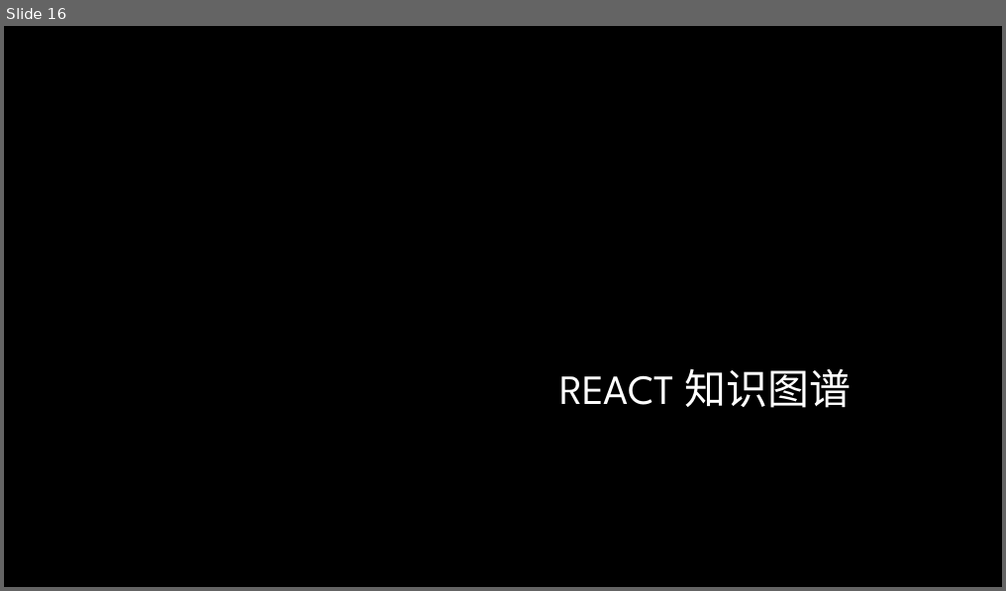
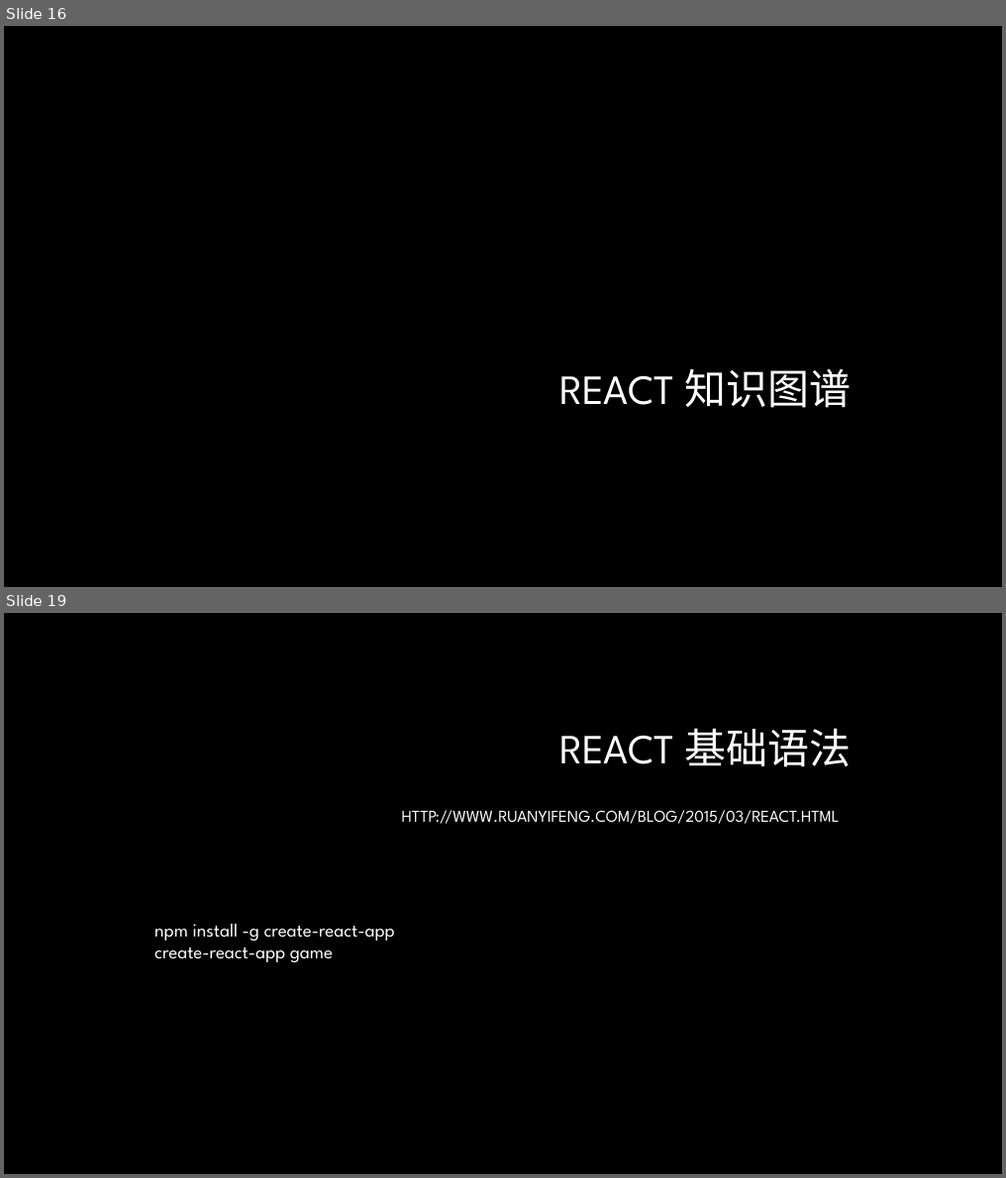
Before and after one commit to lee813/ECVFrontend, a slide deck: 前端课程.pptx. Shown one above the other, each under a label of ours: slide 16 before the commit, slides 16 and 19 after it; the slides between them are not shown. The pictures are 1006x591 and 1006x1178 pixels, drawn with LibreOffice and Linux fonts; fonts in the diff are those of the drawing; background and template pictures are left out. Boxes give left, top, right and bottom in pixels: in the first picture for what was removed or moved away, otherwise in the second. Text is boxed around its words. In the diff, an @@ line names an element or a change of style, - is before the commit and + after.

```diff
--- a/前端课程.pptx
+++ b/前端课程.pptx
@@ slide 19 added at bbox=[4, 613, 1002, 1174], background picture (left out) @@
@@ title added at bbox=[559, 728, 851, 767], 40 pt, text gradient #FFFFFF to #A6A6A6 @@
+REACT 基础语法
@@ text added at bbox=[402, 810, 840, 824], 20 pt, text gradient #FFFFFF to #BFBFBF, small capitals @@
+http://www.ruanyifeng.com/blog/2015/03/react.html
@@ text added at bbox=[154, 924, 395, 962], 18 pt, text #FFFFFF @@
+npm install -g create-react-app
+create-react-app game
```
Also in this commit, not shown: 2 other slides added, 36 other files.
